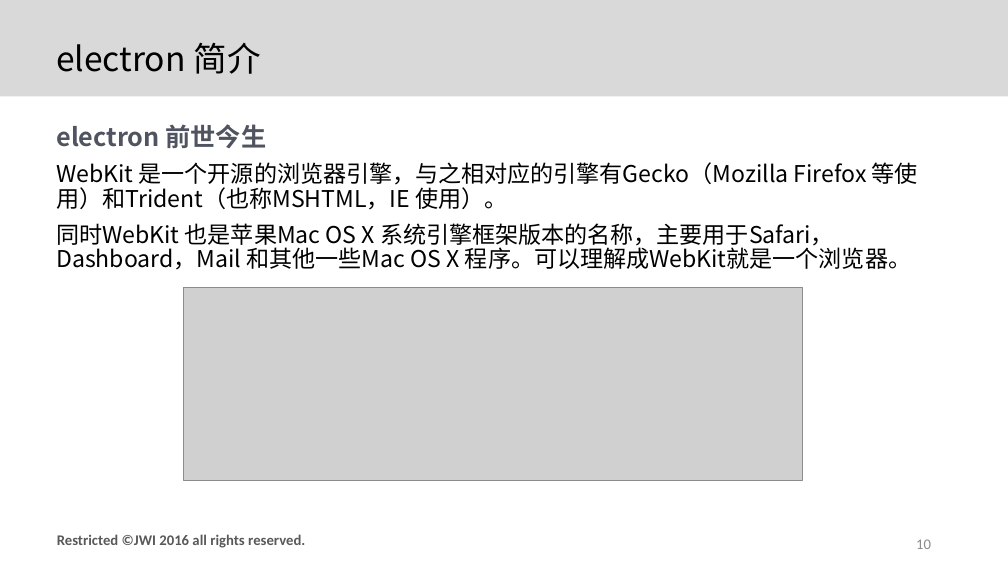
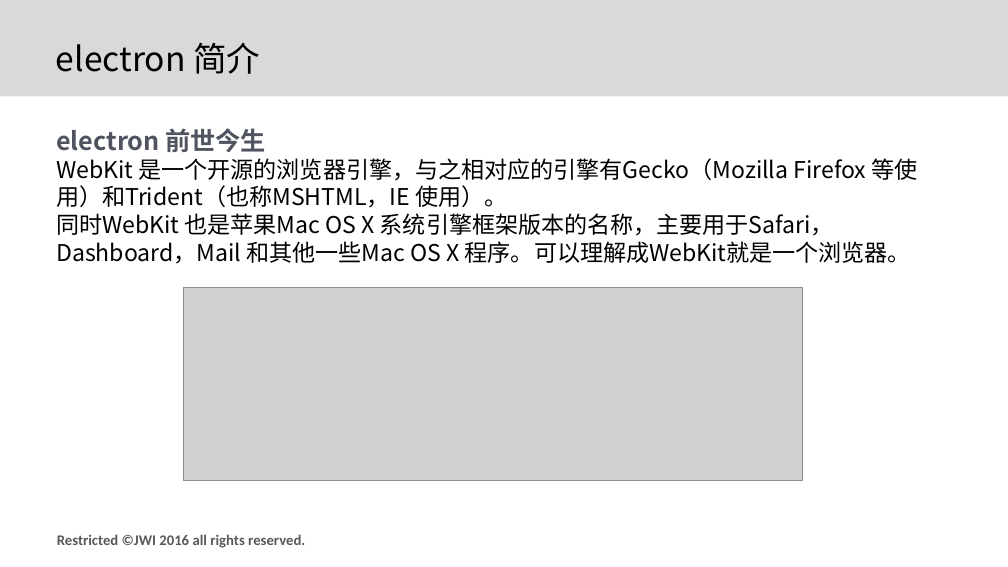
Before and after one commit to afterloe/node.js, a slide deck: slide 10 of 第一天/第一天.pptx. Drawn at 1008x567 pixels with LibreOffice and Linux fonts; fonts in the diff are those of the drawing; grey boxes stand for pictures; background and template pictures are left out. Boxes give left, top, right and bottom in pixels: in the first picture for what was removed or moved away, otherwise in the second. Text is boxed around its words. In the diff, an @@ line names an element or a change of style, - is before the commit and + after.

```diff
--- a/第一天/第一天.pptx
+++ b/第一天/第一天.pptx
@@ text "electron 前世今生" at <box>56,128,918,264</box>: line spacing 0.9 to 1; less space between paragraphs; indent changed @@
@@ page number removed at <box>916,539,931,549</box> @@
-10
```
Also in this commit, not shown: 15 other slides changed, 10 other files.
